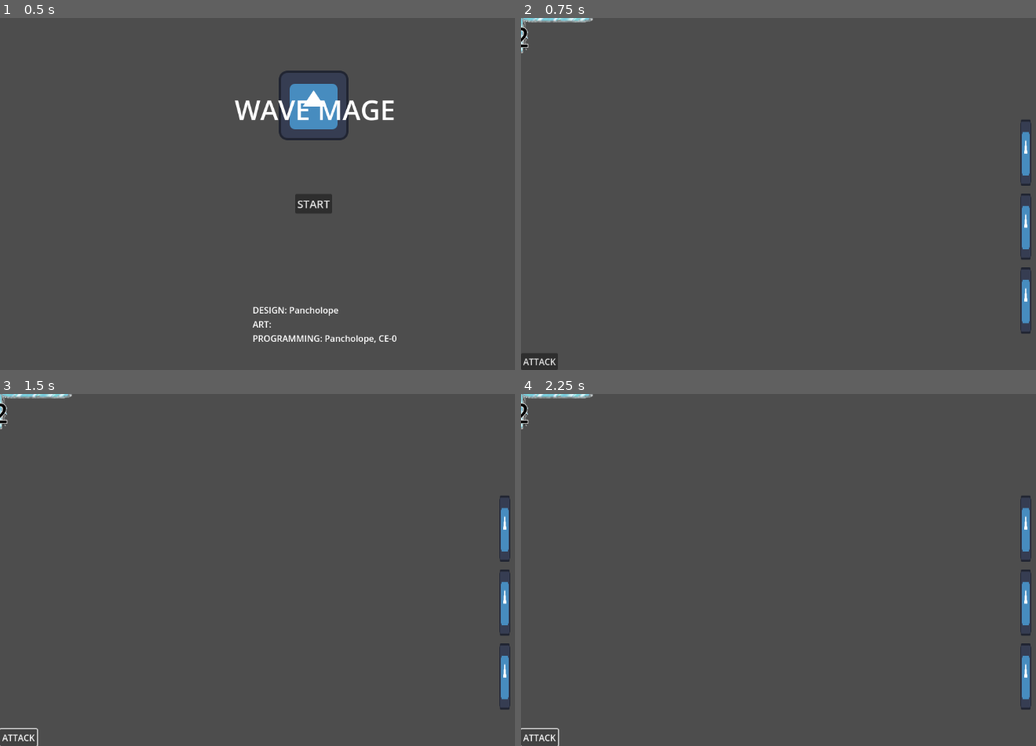
Above: before the commit, frames 1-4 (two rows, left to right).
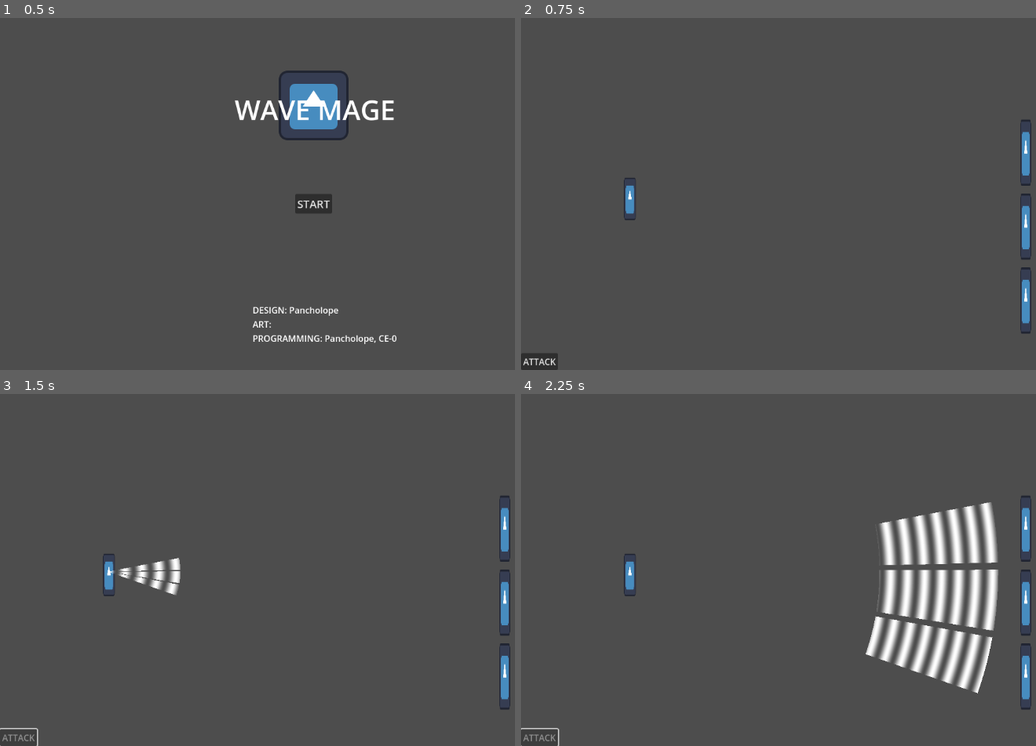
Above: after the commit, the same moments.

Repository: pancholope321/Wave-Mage
Game: Godot game, scene res://Scenes/mainMenu.tscn
Two runs of this game, one before a commit and one after it. Both use one fixed random seed, a clock stepped at 60 frames per second and the inputs below. The project has no main scene, so this scene is started directly. The engine's default icon, where the game draws it, is replaced by a stand-in: a white triangle on a blue panel in a dark square. Sound files missing from this copy of the repository are replaced by a short silence.
Inputs (mouse positions are in pixels of both pictures, inside the frame that each line leads up to):
- Up to frame 1 (0.5 s): no input
- Up to frame 2 (0.75 s): click "START" at 0.5 s
- Up to frame 3 (1.5 s): click "ATTACK" at 1.25 s
- Up to frame 4 (2.25 s): click (541, 738) at 2 s, where only the run before the commit has a clickable "ATTACK"

Frame 1 is identical in both runs. In frame 2, 0.5% of the frame differs, in the area x 0-23%, y 0-58%; in frame 3, 1.1%; in frame 4, 8.1%, in the area x 0-93%, y 0-99%.
Error before the commit: Invalid access to property or key 'id' on a base object of type 'Dictionary'. (res://Scripts/Game/wave_controller.gd:151)

Commit message:
enemy attack and bugfix

Diff:
--- a/ConfigFiles/player_statistics.json
+++ b/ConfigFiles/player_statistics.json
@@ -13,5 +13,9 @@
 	"mirror":{},
 	"duplicatePower":{},
 	"damageMultiplier":{}
-	}
+	},
+"player_stats":{
+	"money":0,
+	"current_day":0
 }
+}
--- /dev/null
+++ b/Projectiles/projectile_template.tscn
@@ -0,0 +1,10 @@
+[gd_scene load_steps=3 format=3 uid="uid://ch6qnjee2n2o2"]
+
+[ext_resource type="Texture2D" uid="uid://ck8qkbfchmk86" path="res://icon.svg" id="1_vscv7"]
+[ext_resource type="Script" uid="uid://p38ilw8w4ujy" path="res://Scripts/projectile_scritp.gd" id="2_dn2pt"]
+
+[node name="ProjectileTemplate" type="Sprite2D"]
+visible = false
+scale = Vector2(0.3, 0.3)
+texture = ExtResource("1_vscv7")
+script = ExtResource("2_dn2pt")
--- a/Scenes/fightScene.tscn
+++ b/Scenes/fightScene.tscn
@@ -1,18 +1,38 @@
-[gd_scene load_steps=6 format=3 uid="uid://cmwrawjnsytee"]
+[gd_scene load_steps=10 format=3 uid="uid://cmwrawjnsytee"]
 
+[ext_resource type="Script" uid="uid://d0ip6lwqofgqe" path="res://Scripts/Game/player_controller.gd" id="1_jag4a"]
 [ext_resource type="Script" uid="uid://l8qslq27mojq" path="res://Scripts/Game/wave_controller.gd" id="1_viax6"]
+[ext_resource type="Texture2D" uid="uid://ck8qkbfchmk86" path="res://icon.svg" id="2_83aax"]
 [ext_resource type="Script" uid="uid://dtvjko8dykvcr" path="res://Scripts/Game/structure_pos_controller.gd" id="4_57ar5"]
 [ext_resource type="Script" uid="uid://cnm4t5s4fmlbr" path="res://Scripts/Game/audio_controller.gd" id="5_57ar5"]
+[ext_resource type="Script" uid="uid://b3cs3yyrjc3rm" path="res://Scripts/Game/enemy_controller.gd" id="5_yqjp4"]
 [ext_resource type="AudioStream" uid="uid://7ay8ebudw6np" path="res://Sound/Music/Wavemage battle theme intro.wav" id="6_7aek1"]
 [ext_resource type="AudioStream" uid="uid://cuks8s6kxd831" path="res://Sound/Music/Wavemage battle theme main loop.wav" id="7_jag4a"]
+
+[sub_resource type="RectangleShape2D" id="RectangleShape2D_fm3o4"]
+size = Vector2(21, 81)
 
 [node name="fight" type="Node2D"]
 
 [node name="Camera2D" type="Camera2D" parent="."]
 anchor_mode = 0
 
-[node name="waveStart" type="Node2D" parent="."]
+[node name="Player" type="Area2D" parent="." node_paths=PackedStringArray("waveController", "waveStart")]
 position = Vector2(198, 327)
+script = ExtResource("1_jag4a")
+waveController = NodePath("../waveController")
+waveStart = NodePath("waveStart")
+
+[node name="Sprite2D" type="Sprite2D" parent="Player"]
+position = Vector2(2, 6.00001)
+scale = Vector2(0.171875, 0.609375)
+texture = ExtResource("2_83aax")
+
+[node name="CollisionShape2D" type="CollisionShape2D" parent="Player"]
+position = Vector2(-0.5, -0.5)
+shape = SubResource("RectangleShape2D_fm3o4")
+
+[node name="waveStart" type="Node2D" parent="Player"]
 
 [node name="Marker2D" type="Marker2D" parent="."]
 position = Vector2(930, 330)
@@ -27,14 +47,20 @@
 grow_horizontal = 2
 grow_vertical = 2
 
-[node name="waveController" type="Node2D" parent="." node_paths=PackedStringArray("wave_start", "enemy_container")]
+[node name="waveController" type="Node2D" parent="." node_paths=PackedStringArray("player", "enemy_container", "enemy_controller")]
 script = ExtResource("1_viax6")
-wave_start = NodePath("../waveStart")
+player = NodePath("../Player")
 enemy_container = NodePath("../Marker2D/enemy_container")
+enemy_controller = NodePath("../enemyController")
 
 [node name="structurePosController" type="Node2D" parent="." node_paths=PackedStringArray("waveController")]
 script = ExtResource("4_57ar5")
 waveController = NodePath("../waveController")
+
+[node name="enemyController" type="Node2D" parent="." node_paths=PackedStringArray("player_node", "wave_controller")]
+script = ExtResource("5_yqjp4")
+player_node = NodePath("../Player")
+wave_controller = NodePath("../waveController")
 
 [node name="fightController" type="Node" parent="."]
 
--- /dev/null
+++ b/Scripts/Game/enemy_controller.gd
@@ -0,0 +1,10 @@
+extends Node2D
+
+@export var player_node=Area2D
+@export var wave_controller=Node2D
+func setupPlayerNode(player_node_set):
+	player_node=player_node_set
+func start_attack(enemyList):
+	for enemy in enemyList:
+		await enemy.animate_enemy_attack(player_node)
+	wave_controller.end_enemy_turn()
--- /dev/null
+++ b/Scripts/Game/player_controller.gd
@@ -0,0 +1,15 @@
+extends Area2D
+
+
+@export var health=100
+@export var waveController:Node2D
+@export var waveStart:Node2D
+
+func take_damage(damage):
+	health-=damage
+	if health<=0:
+		waveController.fight_lost()
+		print("death")
+
+func get_wave_start():
+	return waveStart
--- a/Scripts/Game/structure_pos_controller.gd
+++ b/Scripts/Game/structure_pos_controller.gd
@@ -2,9 +2,9 @@
 
 var test_json={
 "unlocked_powers":{
-	"mirror":2,
-	"duplicatePower":2,
-	"damageMultiplier":1
+	"mirror":0,
+	"duplicatePower":0,
+	"damageMultiplier":0
 	},
 "power_activations":{
 	"mirror":0,
--- a/Scripts/Game/wave_controller.gd
+++ b/Scripts/Game/wave_controller.gd
@@ -1,7 +1,8 @@
 extends Node2D
-
-@export var wave_start:Node2D
+@export var player:Area2D
+var wave_start:Node2D
 @export var enemy_container:VBoxContainer
+@export var enemy_controller:Node2D
 var script_instances = {}
 
 var Structures = []
@@ -9,6 +10,7 @@
 var power_file_relation
 func _ready() -> void:
 	power_file_relation = await load_json_config("res://ConfigFiles/structure_file_relation.json")
+	wave_start=player.get_wave_start()
 	#attack(1)
 
 
@@ -27,7 +29,7 @@
 
 			enemy_container.add_child(container)
 			container.add_child(instance)
-			instance.setup_wave_starting_point(wave_start.global_position)
+			instance.setup_wave_starting_point(player)
 			var newDict={
 			"id":index,
 			"powerName": "enemy",
@@ -45,7 +47,7 @@
 			var pathloaded=load(path)
 			var instance=pathloaded.instantiate()
 			add_child(instance)
-			instance.setup_wave_starting_point(wave_start.global_position)
+			instance.setup_wave_starting_point(player)
 			var newDict={
 			"id":index,
 			"powerName": key,
@@ -59,7 +61,7 @@
 
 # when attack is pressed the wave is propagating
 var list_of_shader_order=[]
-func attack(damage,start_position=wave_start.position):
+func attack(damage,start_position=wave_start.global_position):
 	Structures=[]
 	list_of_shader_order=[]
 	#get current structure position
@@ -104,13 +106,20 @@
 	activate_end_round()
 
 func activate_end_round():
-	for enemy in enemyList:
+	var enemyListCopy=enemyList.duplicate()
+	for enemy in enemyListCopy:
 		if !enemy.is_alive():
 			enemyList.erase(enemy)
 		enemy.activate_final_actions()
+	await get_tree().create_timer(0).timeout
 	if enemyList.size()<=0:
 		fight_won()
-
+	else:
+		enemy_controller.start_attack(enemyList)
+
+func fight_lost():
+	print("fight_lost")
+	pass
 
 func fight_won():
 	print("fight_won")
@@ -950,6 +959,7 @@
 
 func _on_button_pressed() -> void:
 	attack(1)
+	$"../CanvasLayer/Control/Button".disabled=true
 
 
 func activate_visual_waves(list_shader_order):
@@ -989,3 +999,6 @@
 	Structures=Structures.filter(func(x): return x.id != id)
 	listOfPowers=listOfPowers.filter(func(x): return x.id != id)
 	return
+
+func end_enemy_turn():
+	$"../CanvasLayer/Control/Button".disabled=false
--- a/Scripts/Powers/enemy.gd
+++ b/Scripts/Powers/enemy.gd
@@ -10,6 +10,7 @@
 	var damageMult=(start.damage+end.damage)/200.0
 	var damage=damageMult*distance
 	start.node.recieve_damage(damage)
+	print("start.node.is_alive(): ",start.node.is_alive())
 	if !start.node.is_alive():
 		await container.remove_enemy(start.id)
 	return damage
--- a/Scripts/enemyOrganizator.gd
+++ b/Scripts/enemyOrganizator.gd
@@ -2,12 +2,14 @@
 
 @export var point1:Area2D
 @export var point2:Node2D
+@export var projectile:PackedScene
 @onready var my_sprite = $Sprite2D
-
+@export var damage=1
 var mouse_offset=Vector2(0,0)
 var waveStartingPoint=Vector2(576,324)
-var health=10
+var health=2.0
 var alive=true
+var player:Area2D
 func recieve_damage(damage):
 	health-=damage
 	if health<=0:
@@ -17,8 +19,9 @@
 	if !alive:
 		self.queue_free()
 
-func setup_wave_starting_point(point):
-	waveStartingPoint=point
+func setup_wave_starting_point(player_set):
+	waveStartingPoint=player_set.get_wave_start().global_position
+	player=player_set
 
 func _ready() -> void:
 	mouse_offset=(point1.position+point2.position)/2.0
@@ -30,3 +33,25 @@
 
 func get_context():
 	return {}
+
+func get_attack_damage():
+	return damage
+
+func animate_enemy_attack(playerNode):
+	if !alive:
+		return
+	var instance=projectile.instantiate()
+	if player==null:
+		player=playerNode
+	var start_set=self.global_position
+	var end_set=player.global_position
+	instance.setup_start_end(start_set,end_set)
+	self.add_child(instance)
+	var tween=create_tween()
+	tween.tween_method(instance.launch_projectile,0.0,1.0,1.0)
+	await tween.finished
+	instance.end_action()
+	var total_damage=get_attack_damage()
+	player.take_damage(total_damage)
+
+	return
--- /dev/null
+++ b/Scripts/projectile_scritp.gd
@@ -0,0 +1,40 @@
+extends Sprite2D
+var start=Vector2(0,0)
+var end=Vector2(0,0)
+var h=0
+var k=0
+var a=0
+
+func setup_start_end(start_set,end_set):
+	start=start_set
+	end=end_set
+	var y1=start.y
+	var y2=end.y
+	var x1=start.x
+	var x2=end.x
+	k=min(y1,y2)-50.0
+	if abs(y1-y2)>10:
+		h=(sqrt((y1 - k)*(y2 - k)*(x1 - x2)**2) + k*x1 - k*x2 - x1*y2 + x2*y1)/(y1 - y2)
+	else:
+		h=(x1+x2)/2.0
+	a=(y1-k)/((x1-h)**2)
+	print("a: ",a)
+	print("h: ",h)
+	print("k: ",k)
+	self.global_position=start
+	self.visible=true
+	pass
+
+
+func launch_projectile(regulator):
+	var x1=start.x
+	var x2=end.x
+	var x=x1+regulator*(x2-x1)
+	var y=a*((x-h)**2)+k
+	self.global_position=Vector2(x,y)
+
+
+func end_action():
+	#explotion and then queuefree, for example
+	self.queue_free()
+	pass
--- a/Scripts/structureOrganizator.gd
+++ b/Scripts/structureOrganizator.gd
@@ -11,9 +11,10 @@
 var is_dragging=false
 var mouse_offset=Vector2(0,0)
 var waveStartingPoint=Vector2(576,324)
-
-func setup_wave_starting_point(point):
-	waveStartingPoint=point
+var player:Area2D
+func setup_wave_starting_point(player_set):
+	waveStartingPoint=player_set.get_wave_start().global_position
+	player=player_set
 
 func _ready() -> void:
 	mouse_offset=(point1.position+point2.position)/2.0
--- a/Structures/Enemies/enemy_1.tscn
+++ b/Structures/Enemies/enemy_1.tscn
@@ -1,7 +1,8 @@
-[gd_scene load_steps=5 format=3 uid="uid://bokpwd7wpqxvp"]
+[gd_scene load_steps=6 format=3 uid="uid://bokpwd7wpqxvp"]
 
 [ext_resource type="Script" uid="uid://c6bo20mmlploh" path="res://Scripts/enemyOrganizator.gd" id="1_1ydr5"]
 [ext_resource type="Texture2D" uid="uid://ck8qkbfchmk86" path="res://icon.svg" id="2_agpfj"]
+[ext_resource type="PackedScene" uid="uid://ch6qnjee2n2o2" path="res://Projectiles/projectile_template.tscn" id="2_rn0rw"]
 
 [sub_resource type="ShaderMaterial" id="ShaderMaterial_yk4my"]
 
@@ -12,6 +13,7 @@
 script = ExtResource("1_1ydr5")
 point1 = NodePath(".")
 point2 = NodePath("enemyP2")
+projectile = ExtResource("2_rn0rw")
 
 [node name="Sprite2D" type="Sprite2D" parent="."]
 material = SubResource("ShaderMaterial_yk4my")
Not shown, added: Scripts/Game/enemy_controller.gd.uid
Not shown, added: Scripts/Game/player_controller.gd.uid
Not shown, added: Scripts/projectile_scritp.gd.uid
